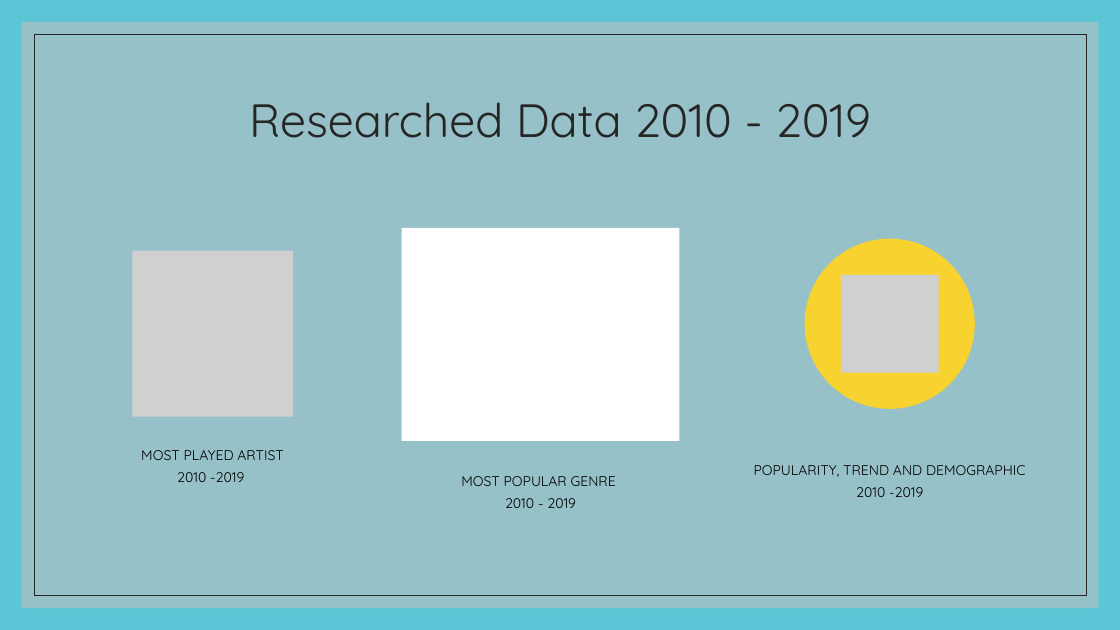
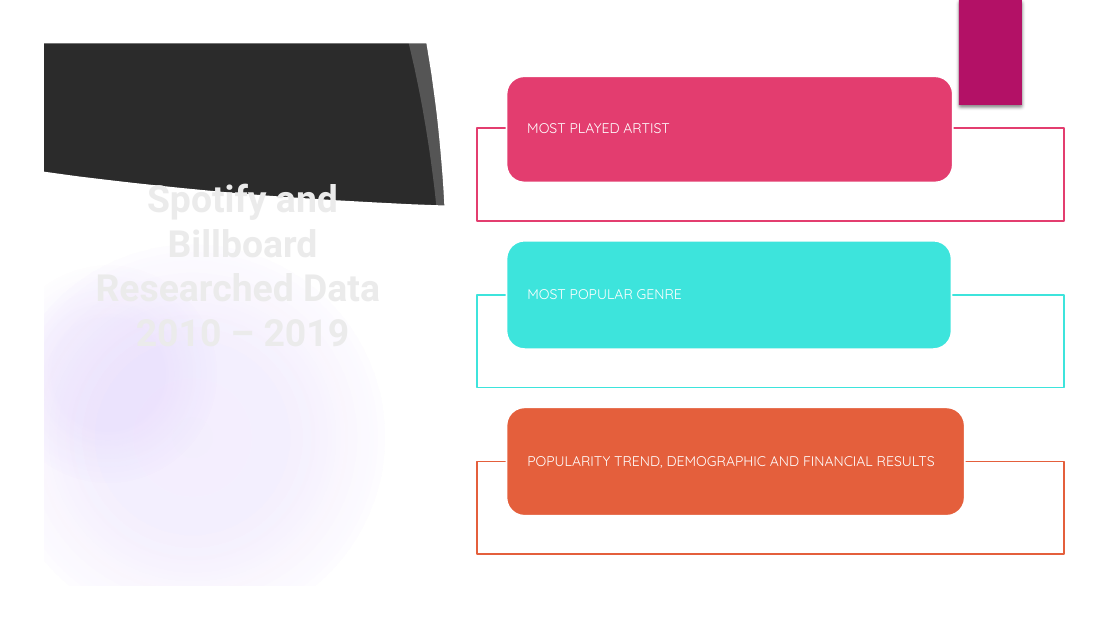
Before and after one commit to thomasbjohnson/Group-Project-1, a slide deck: slide 2 of What Did We Listen To 2010-2020.pptx. Drawn at 1120x630 pixels with LibreOffice and Linux fonts; fonts in the diff are those of the drawing; grey boxes stand for pictures; background and template pictures are left out; a plain dark background stands for a picture behind light text. Boxes give left, top, right and bottom in pixels: in the first picture for what was removed or moved away, otherwise in the second. Text is boxed around its words. In the diff, an @@ line names an element or a change of style, - is before the commit and + after.

```diff
--- a/What Did We Listen To 2010-2020.pptx
+++ b/What Did We Listen To 2010-2020.pptx
@@ background #5CC6D6 to picture (left out) @@
@@ group added at (0,0,1120,630): 3 freeform shapes, 2 ellipses, 1 rectangle @@
@@ rectangle removed at (22,22,1099,608) @@
@@ rectangle added at (959,0,1022,105), fill #B31166 @@
@@ rectangle removed at (34,34,1086,596) @@
@@ text "MOST PLAYED ARTIST": place and size @@
-text "MOST PLAYED ARTIST" at (141,450,283,482)
+text "MOST PLAYED ARTIST" at (527,123,669,133)
@@ text "MOST PLAYED ARTIST" at (527,123,669,133): text colour #000000 to #FFFFFF; alignment centre to left; line spacing 1 to 0.9; vertical alignment top to middle @@
@@ group added at (0,1,1085,630): 4 ellipses, 2 freeform shapes @@
@@ title at (147,177,338,201): text changed; size 40 to 32 pt; font Quicksand to Roboto; text colour #262626 to #EBEBEB; bold on @@
-Researched Data 2010 - 2019
+Spotify and Billboard
+Researched Data
+2010 – 2019
@@ text "MOST POPULAR GENRE" at (527,289,682,299): text colour #000000 to #FFFFFF; alignment centre to left; line spacing 1 to 0.9; vertical alignment top to middle @@
@@ text "MOST POPULAR GENRE": place and size @@
-text "MOST POPULAR GENRE" at (461,476,616,508)
+text "MOST POPULAR GENRE" at (527,289,682,299)
@@ group removed at (132,228,975,441): 2 pictures, 1 rectangle, 1 ellipse @@
@@ group added at (477,76,1065,555): 3 rectangles, 3 rounded rectangles @@
@@ text "POPULARITY TREND, DEMOGRAPHIC AND FINANCIAL ..." at (527,456,935,468): vertical alignment top to middle @@
@@ text at (177,472,244,482): paragraph removed @@
-2010 -2019
@@ text at (527,456,935,468): text changed; text colour #000000 to #FFFFFF @@
-POPULARITY, TREND AND DEMOGRAPHIC
-2010 -2019
+POPULARITY TREND, DEMOGRAPHIC AND FINANCIAL RESULTS
@@ text at (505,498,576,508): paragraph removed @@
-2010 - 2019
```
Also in this commit, not shown: 1 other slide changed, 6 slides added, 4 slides removed.
